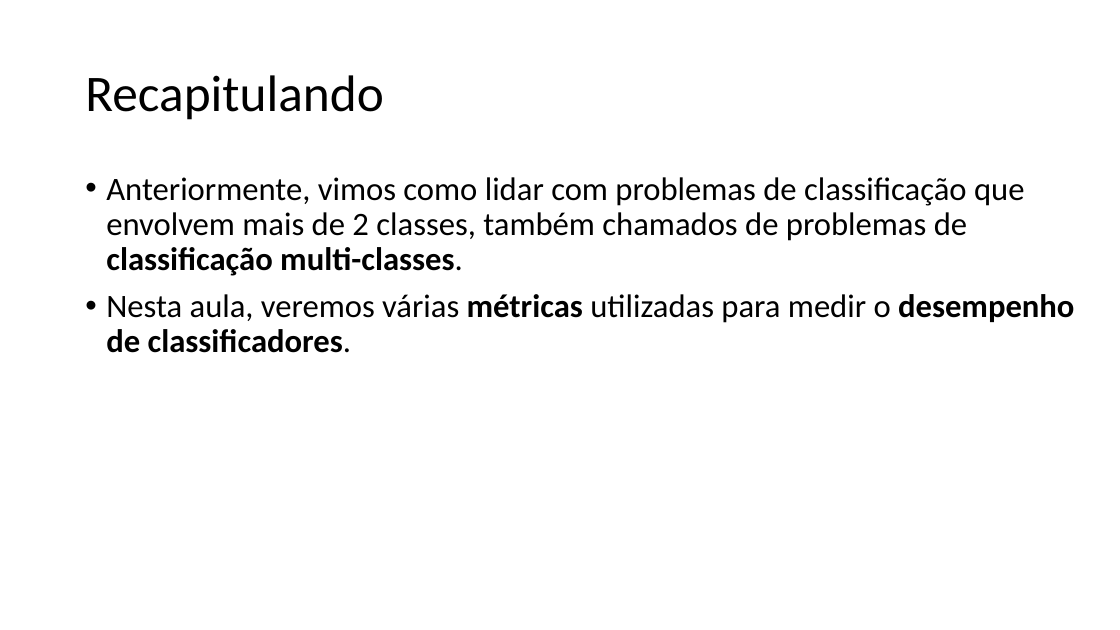
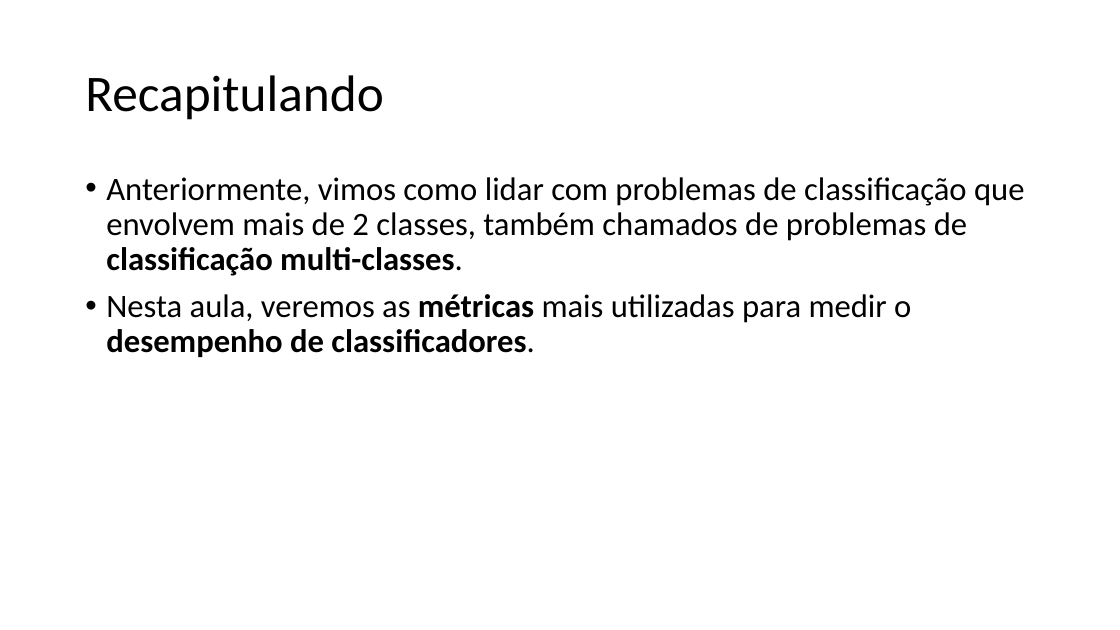
Before and after one commit to zz4fap/t320_aprendizado_de_maquina, a slide deck: slide 2 of slides/T320_Classificação (Parte V).pptx. Drawn at 1120x630 pixels with LibreOffice and Linux fonts; fonts in the diff are those of the drawing. Boxes give left, top, right and bottom in pixels: in the first picture for what was removed or moved away, otherwise in the second. Text is boxed around its words. In the diff, an @@ line names an element or a change of style, - is before the commit and + after.

```diff
--- a/slides/T320_Classificação (Parte V).pptx
+++ b/slides/T320_Classificação (Parte V).pptx
@@ text at <box>106,294,911,357</box>: text changed @@
-• Nesta aula, veremos várias métricas utilizadas para medir o desempenho de classificadores.
+• Nesta aula, veremos as métricas mais utilizadas para medir o desempenho de classificadores.
```
Also in this commit, not shown: 3 other slides changed, 3 other files.
